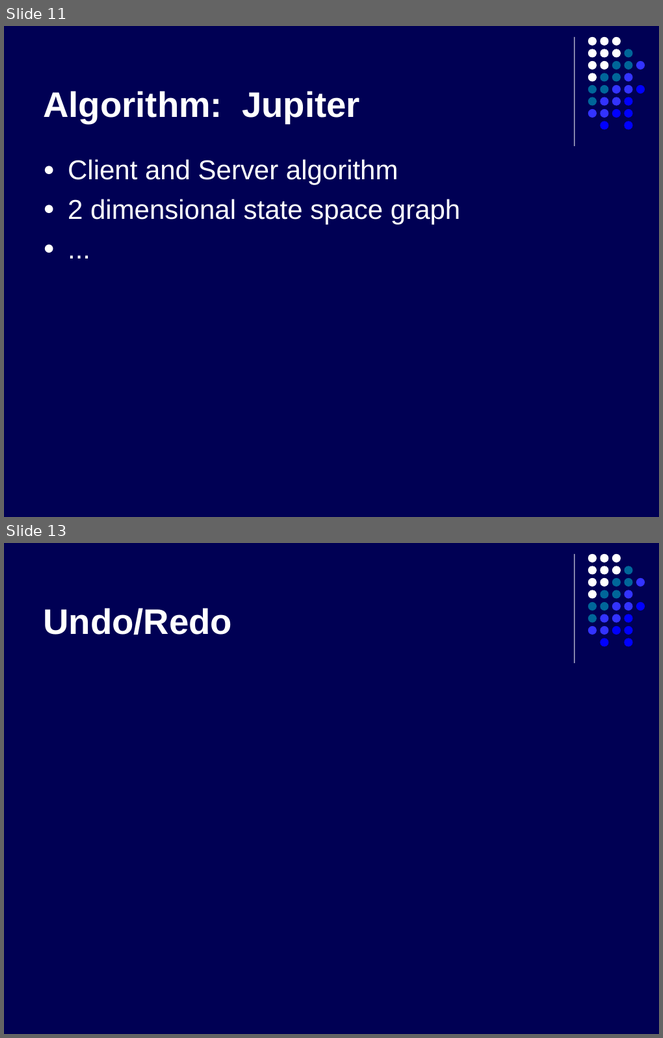
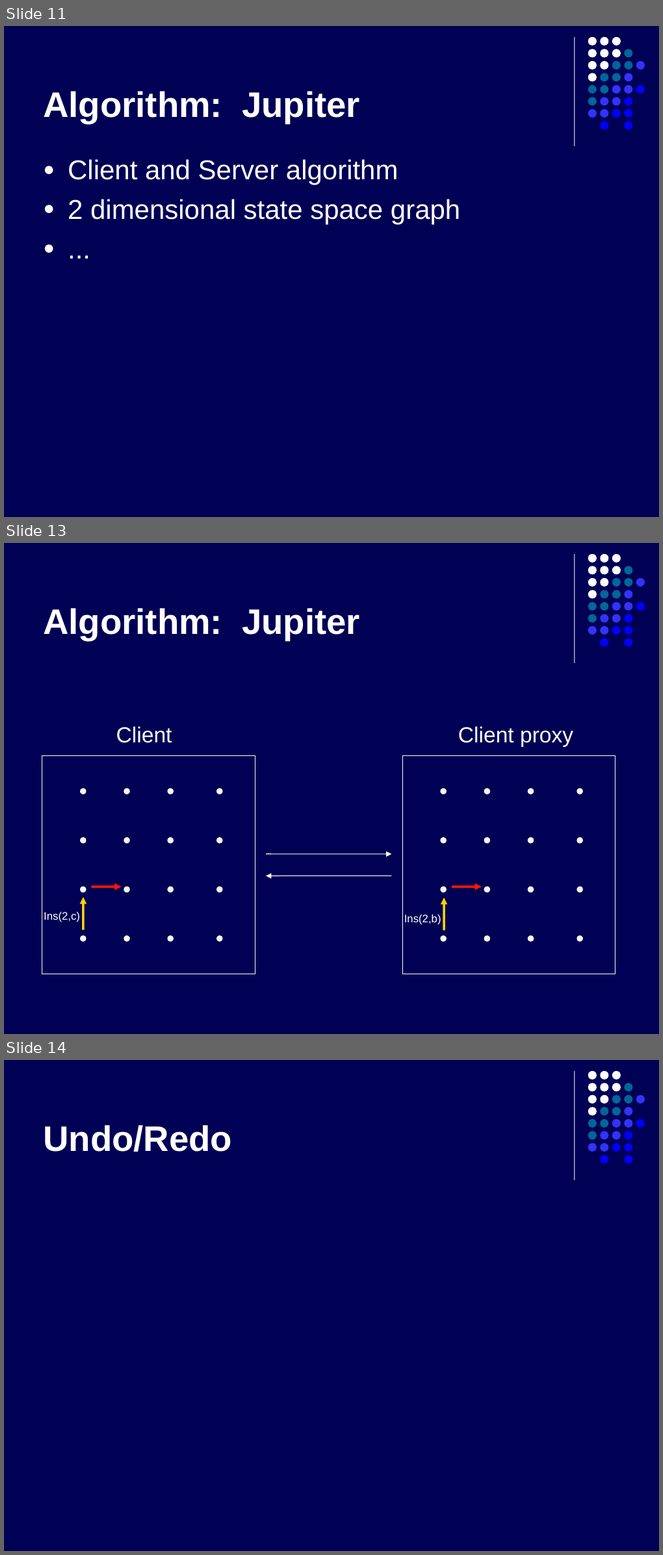
Before and after one commit to kyanha/ace, a slide deck: ace/trunk/doc/presentation/presentation.ppt. Shown one above the other, each under a label of ours: slides 11 and 13 before the commit, slides 11, 13 and 14 after it; the slides between them are not shown. The pictures are 663x1038 and 663x1555 pixels, drawn with LibreOffice and Linux fonts; fonts in the diff are those of the drawing. Boxes give left, top, right and bottom in pixels: in the first picture for what was removed or moved away, otherwise in the second. Text is boxed around its words. In the diff, an @@ line names an element or a change of style, - is before the commit and + after.

Commit message:
update.

```diff
--- a/ace/trunk/doc/presentation/presentation.ppt
+++ b/ace/trunk/doc/presentation/presentation.ppt
@@ slide 13 added at [4,543,659,1034], background #000054; not listed: 32 template elements that a slide beside it also shows @@
@@ title added at [43,608,360,641], 39 pt, text #FFFFFF, bold @@
+Algorithm: Jupiter
@@ text added at [116,726,172,743], 24 pt, text #FFFFFF @@
+Client
@@ text added at [458,726,573,747], 24 pt, text #FFFFFF @@
+Client proxy
@@ arrow added from (266, 854) to (392, 854), #FFFFFF 0.74 pt @@
@@ group added at [42,756,255,974]: 16 ellipses, 1 rectangle @@
@@ arrow added from (91, 887) to (121, 887), #FF1700 2.49 pt @@
@@ arrow added from (392, 876) to (266, 876), #FFFFFF 0.74 pt @@
@@ group added at [402,756,615,974]: 16 ellipses, 1 rectangle @@
@@ arrow added from (451, 887) to (482, 887), #FF1700 2.49 pt @@
@@ text added at [44,912,80,923], 12 pt, text #FFFFFF @@
+Ins(2,c)
@@ arrow added from (83, 930) to (83, 897), #FFD300 2.49 pt @@
@@ arrow added from (444, 931) to (444, 898), #FFD300 2.49 pt @@
@@ text added at [404,915,441,925], 12 pt, text #FFFFFF @@
+Ins(2,b)
@@ what was slide 13 is now slide 14 @@
```
Also in this commit, not shown: 1 slide changed.
